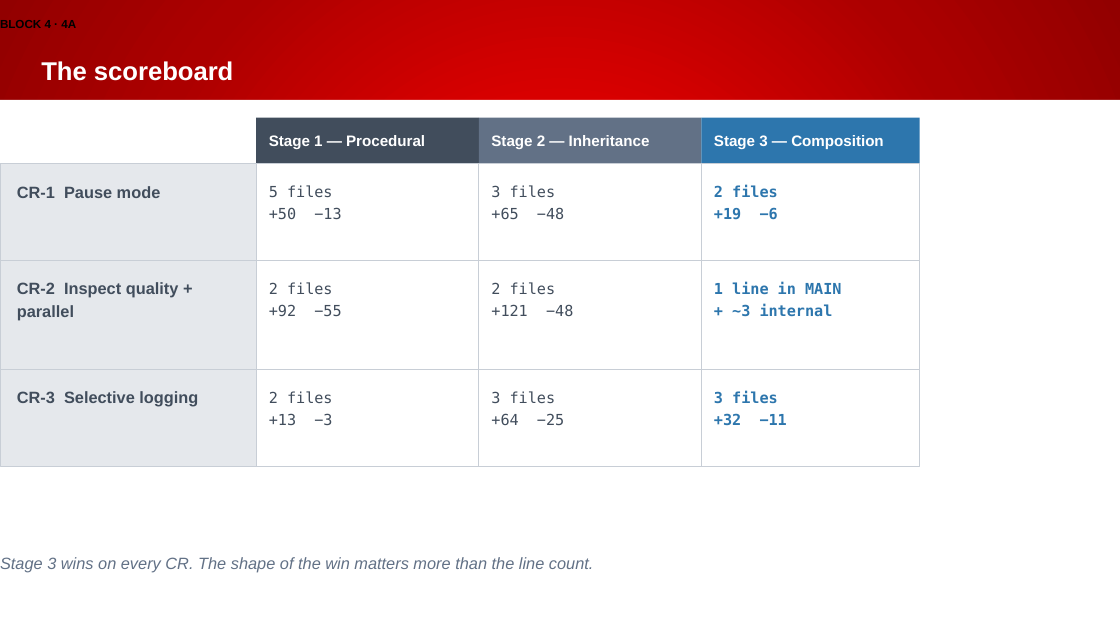
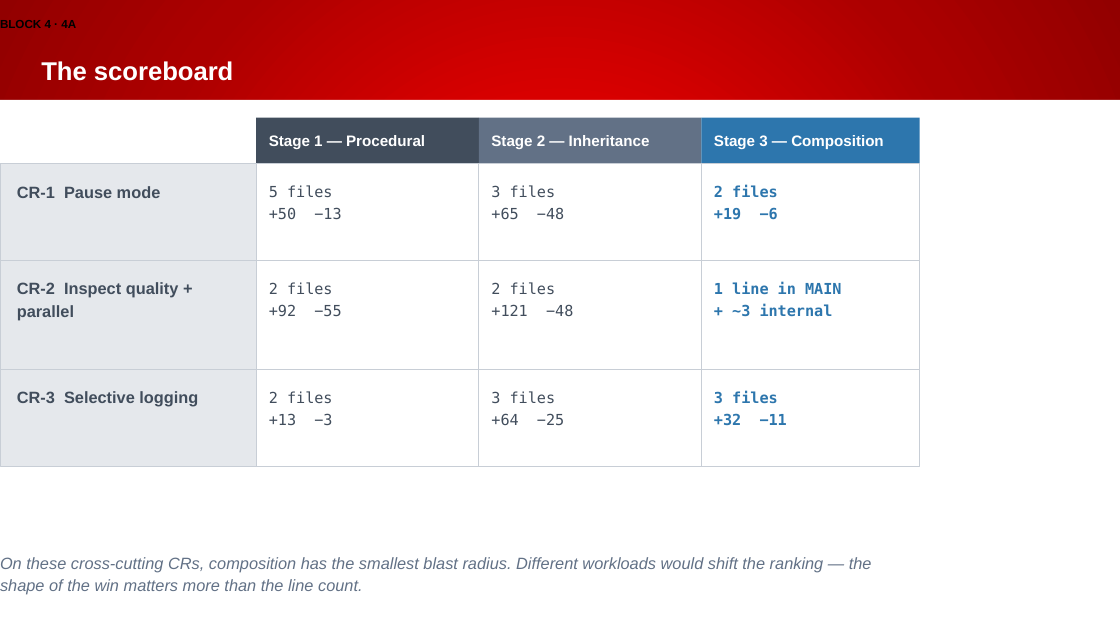
Before and after one commit to Beckhoff-USA-Community/Procedural_To_SOLID, a slide deck: slide 70 of presentation/NEM2026_workshop.pptx. Drawn at 1120x630 pixels with LibreOffice and Linux fonts; fonts in the diff are those of the drawing; background and template pictures are left out. Boxes give left, top, right and bottom in pixels: in the first picture for what was removed or moved away, otherwise in the second. Text is boxed around its words. In the diff, an @@ line names an element or a change of style, - is before the commit and + after.

Commit message:
slide 70 updated

```diff
--- a/presentation/NEM2026_workshop.pptx
+++ b/presentation/NEM2026_workshop.pptx
@@ text at (0,557,872,595): text changed @@
-Stage 3 wins on every CR. The shape of the win matters more than the line count.
+On these cross-cutting CRs, composition has the smallest blast radius. Different workloads would shift the ranking — the shape of the win matters more than the line count.
```
